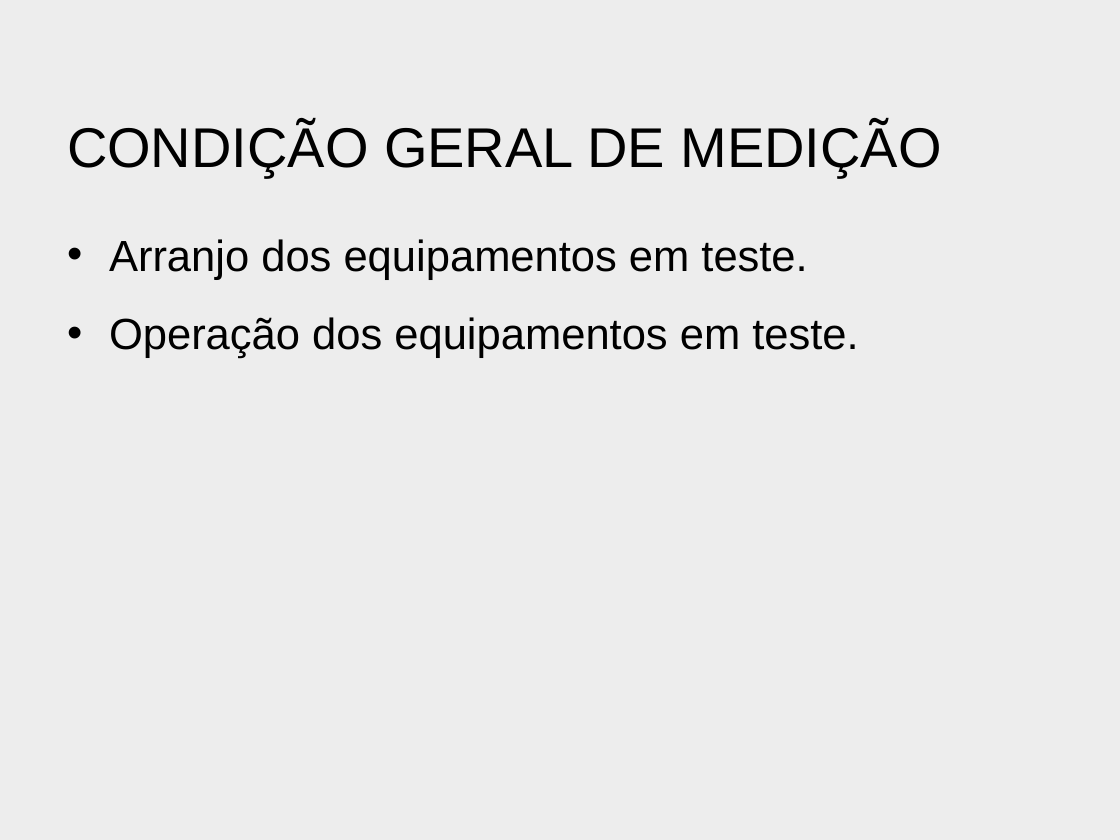
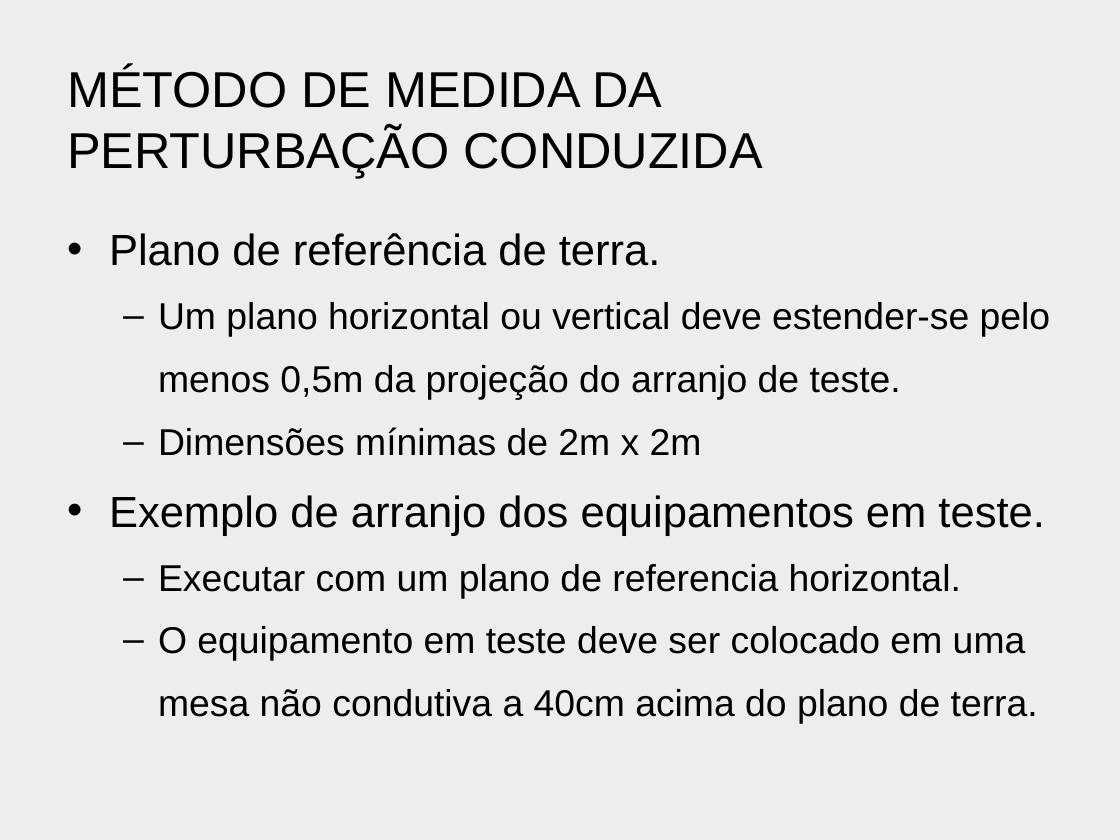
Before and after one commit to bengelbert/ifsc, a slide deck: slide 12 of cem_20308/docs/cispr22.pptx (slide 11 before the commit). Drawn at 1120x840 pixels with LibreOffice and Linux fonts; fonts in the diff are those of the drawing; background and template pictures are left out. Boxes give left, top, right and bottom in pixels: in the first picture for what was removed or moved away, otherwise in the second. Text is boxed around its words. In the diff, an @@ line names an element or a change of style, - is before the commit and + after.

```diff
--- a/cem_20308/docs/cispr22.pptx
+++ b/cem_20308/docs/cispr22.pptx
@@ title at (67, 67, 762, 178): text changed; size 36 to 32.4 pt @@
-CONDIÇÃO GERAL DE MEDIÇÃO
+MÉTODO DE MEDIDA DA PERTURBAÇÃO CONDUZIDA
@@ text at (109, 233, 1051, 724): text changed; size 28 to 24 pt @@
-• Arranjo dos equipamentos em teste.
-• Operação dos equipamentos em teste.
+• Plano de referência de terra.
+  – Um plano horizontal ou vertical deve estender-se pelo menos 0,5m da projeção do arranjo de teste.
+  – Dimensões mínimas de 2m x 2m
+• Exemplo de arranjo dos equipamentos em teste.
+  – Executar com um plano de referencia horizontal.
+  – O equipamento em teste deve ser colocado em uma mesa não condutiva a 40cm acima do plano de terra.
```
Also in this commit, not shown: 2 other slides changed, 1 slide added.
